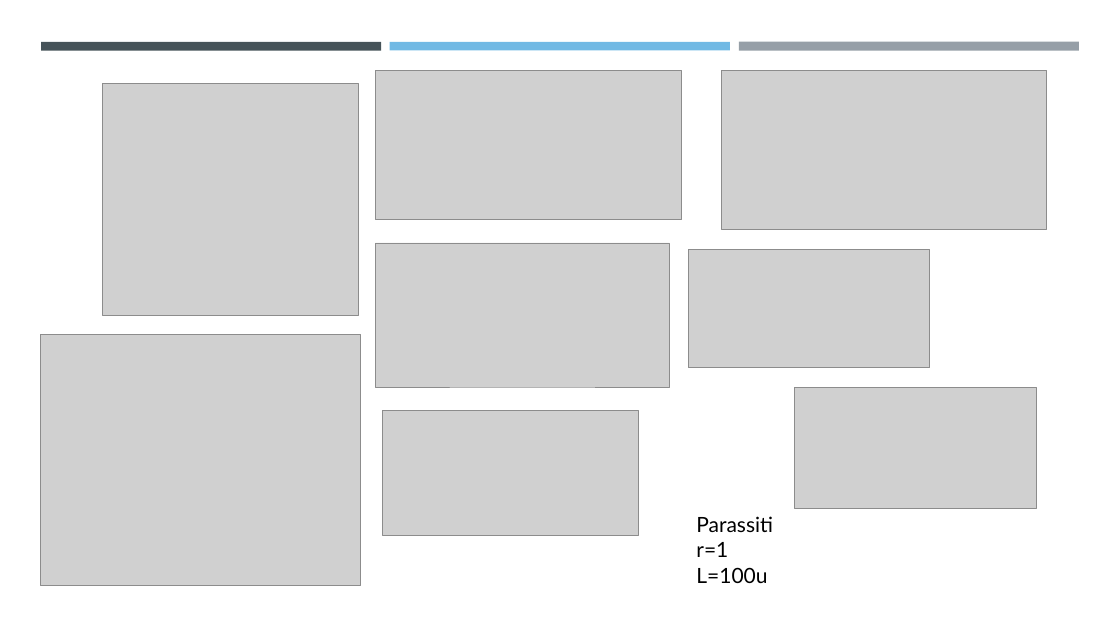
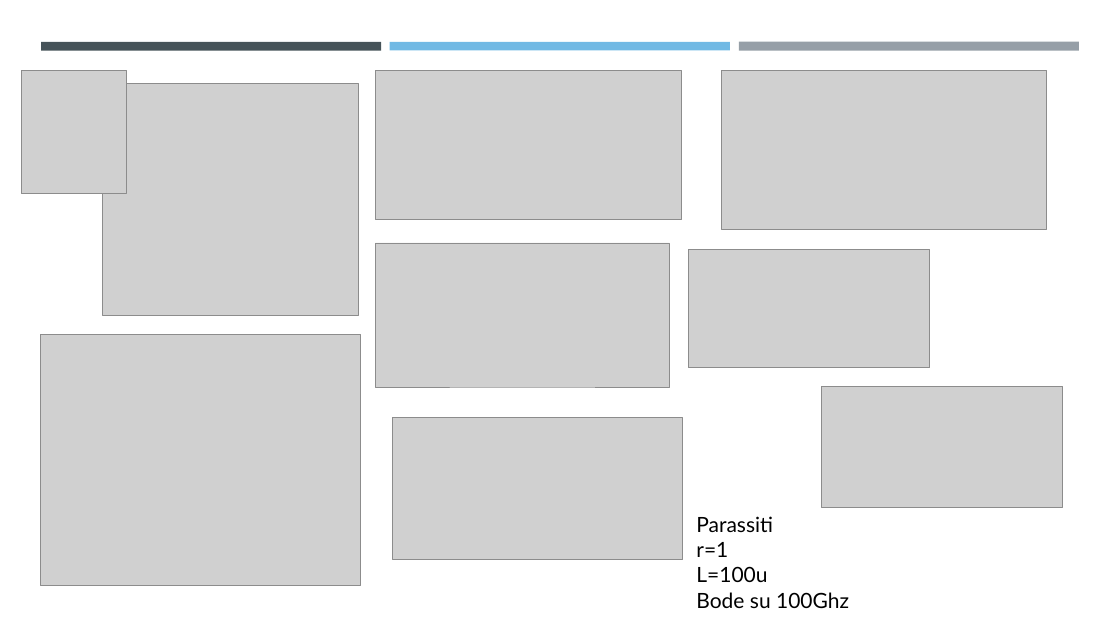
Before and after one commit to RiccardoSC2050/Progetto-sistemi-elettronici, a slide deck: slide 8 of presentazione/Studio filtro passa alto (HP).pptx. Drawn at 1120x630 pixels with LibreOffice and Linux fonts; fonts in the diff are those of the drawing; grey boxes stand for pictures. Boxes give left, top, right and bottom in pixels: in the first picture for what was removed or moved away, otherwise in the second. Text is boxed around its words. In the diff, an @@ line names an element or a change of style, - is before the commit and + after.

```diff
--- a/presentazione/Studio filtro passa alto (HP).pptx
+++ b/presentazione/Studio filtro passa alto (HP).pptx
@@ picture added at (x1=21, y1=71, x2=127, y2=194) @@
@@ picture moved from (x1=795, y1=387, x2=1037, y2=508) to (x1=822, y1=386, x2=1064, y2=507) @@
@@ picture resized from (x1=383, y1=410, x2=639, y2=535) to (x1=393, y1=418, x2=683, y2=560) @@
@@ text at (x1=696, y1=592, x2=849, y2=608): paragraph added @@
+Bode su 100Ghz
```
Also in this commit, not shown: 5 other slides changed, 13 slides added, 1 slide removed, 12 other files.
